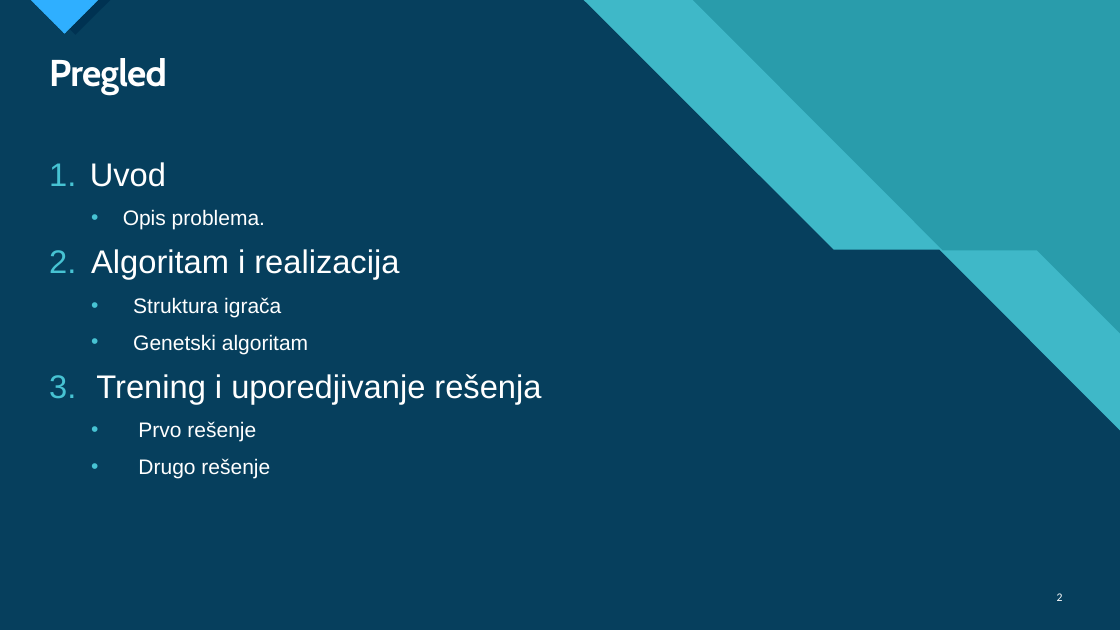
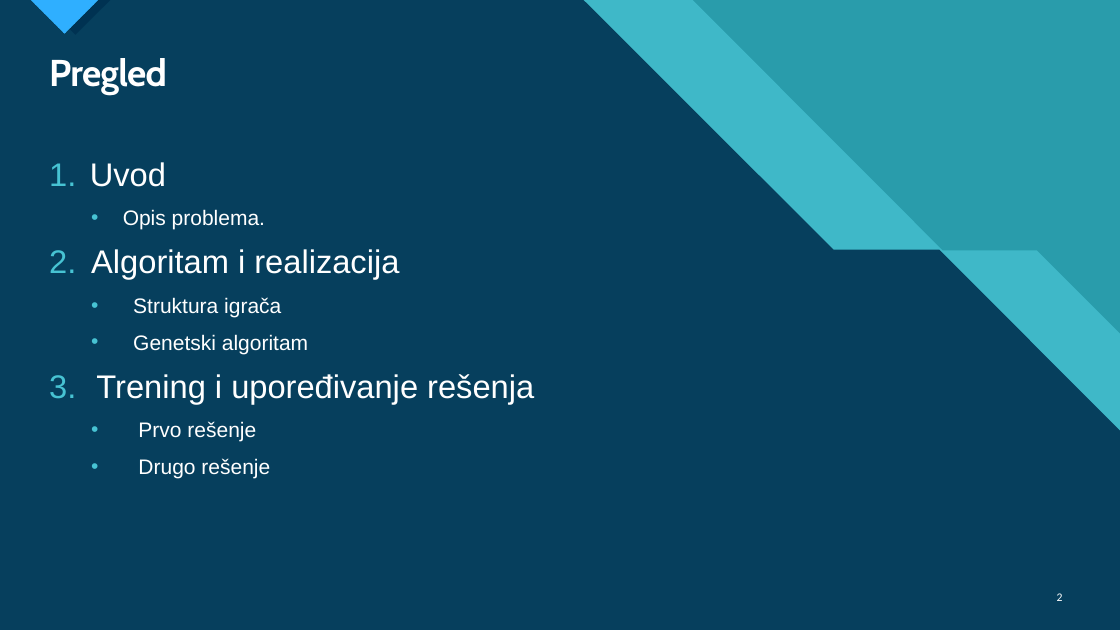
Before and after one commit to Vulkin996/SchShooter-Smart-Bot, a slide deck: slide 2 of Dokumentacija/Presentation.pptx. Drawn at 1120x630 pixels with LibreOffice and Linux fonts; fonts in the diff are those of the drawing. Boxes give left, top, right and bottom in pixels: in the first picture for what was removed or moved away, otherwise in the second. Text is boxed around its words. In the diff, an @@ line names an element or a change of style, - is before the commit and + after.

```diff
--- a/Dokumentacija/Presentation.pptx
+++ b/Dokumentacija/Presentation.pptx
@@ text at <box>96,374,534,404</box>: text changed @@
-3. Trening i uporedjivanje rešenja
+3. Trening i upoređivanje rešenja
```
Also in this commit, not shown: 14 other slides changed, 4 other files.
